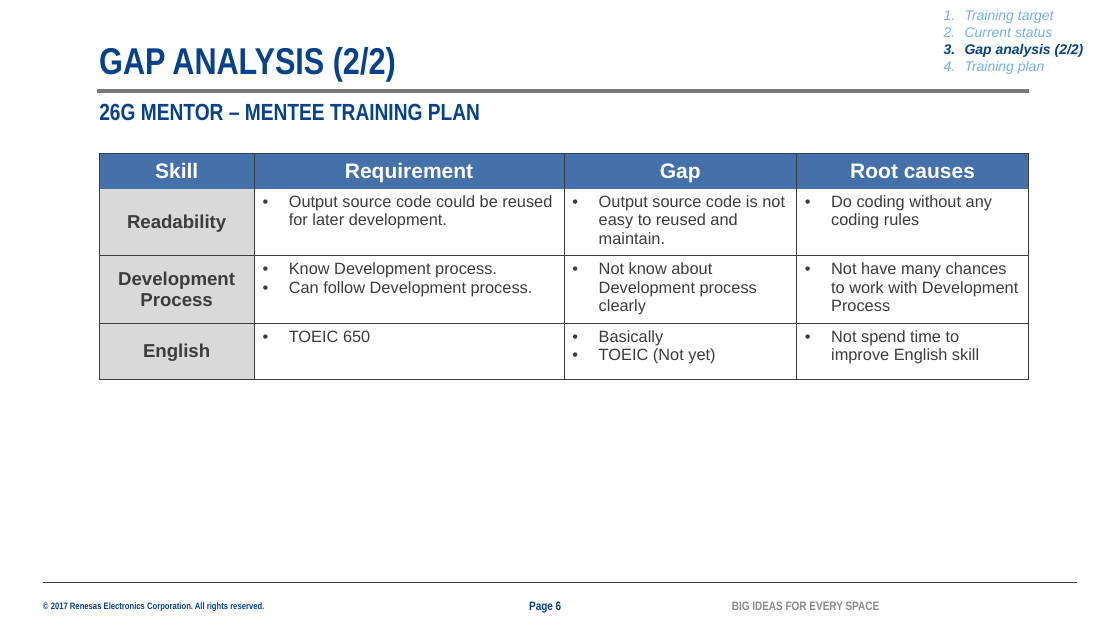
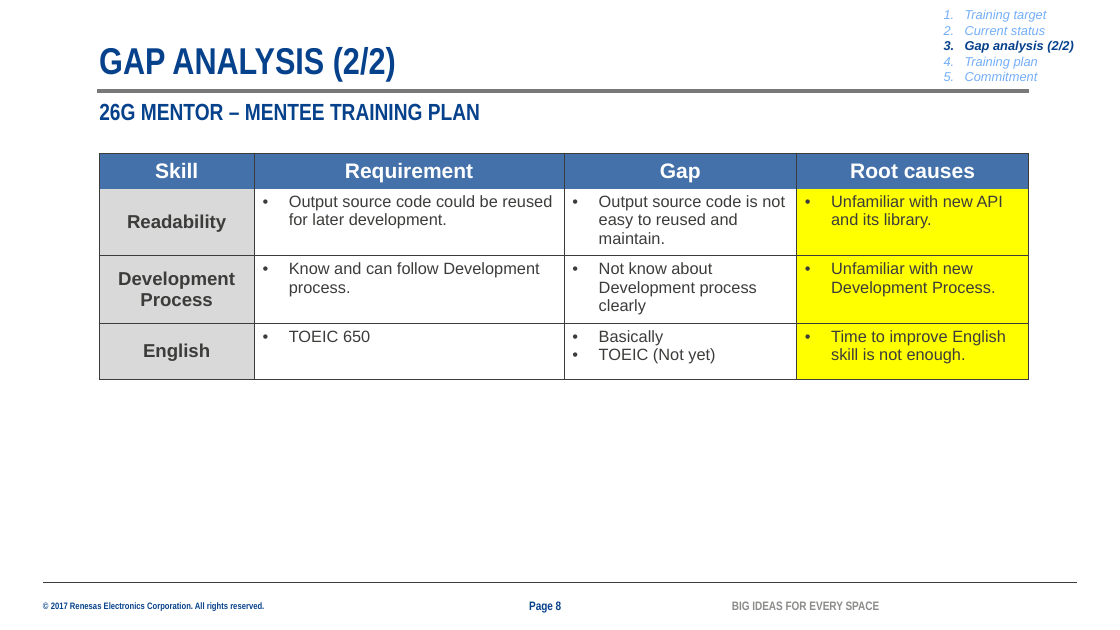
Before and after one commit to ttrunghieu201195/internaltool, a slide deck: slide 8 of [26G Mentor - Mentee][Nguyen Duong][2044].pptx (slide 6 before the commit). Drawn at 1120x630 pixels with LibreOffice and Linux fonts; fonts in the diff are those of the drawing; background and template pictures are left out. Boxes give left, top, right and bottom in pixels: in the first picture for what was removed or moved away, otherwise in the second. Text is boxed around its words. In the diff, an @@ line names an element or a change of style, - is before the commit and + after.

```diff
--- a/[26G Mentor - Mentee][Nguyen Duong][2044].pptx
+++ b/[26G Mentor - Mentee][Nguyen Duong][2044].pptx
@@ text at <box>965,10,1073,68</box>: size 12 to 11 pt in "Training target", "Current status", "Gap analysis (2/2)", "Training plan" @@
@@ text at <box>965,72,1038,81</box>: paragraph added @@
+5. Commitment
@@ table at <box>99,154,1029,380</box> @@
-row 2, column 4: Do coding without any coding rules
+row 2, column 4: Unfamiliar with new API and its library.
-row 3, column 2: Know Development process. / Can follow Development process.
+row 3, column 2: Know and can follow Development process.
-row 3, column 4: Not have many chances to work with Development Process
+row 3, column 4: Unfamiliar with new Development Process.
-row 4, column 4: Not spend time to improve English skill
+row 4, column 4: Time to improve English skill is not enough.
@@ fill #FFFFFF to #FFFF00 in 3 cells @@
```
Also in this commit, not shown: 7 other slides changed, 3 slides added.
